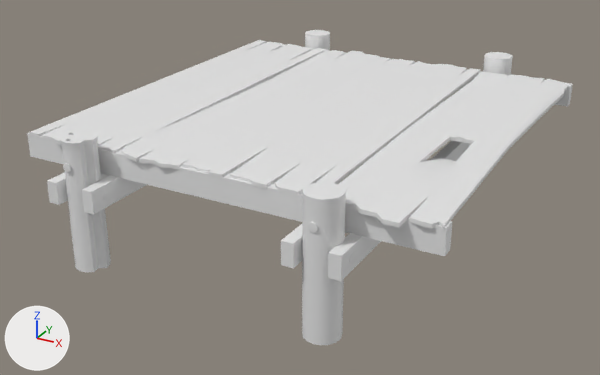
Two versions of the FBX model Models/Wooden dock.fbx, one commit apart.
Before and after are seen from a 50 mm camera at (4.76, -9.29, 4.01) aimed at (-0.11, -0.44, -0.42). Every picture has the same lights, and +X, +Y and +Z are marked at lower left. Where no turn or scale is listed for an object, it has been applied to the vertices.

In view in the first picture: 'Dock'.
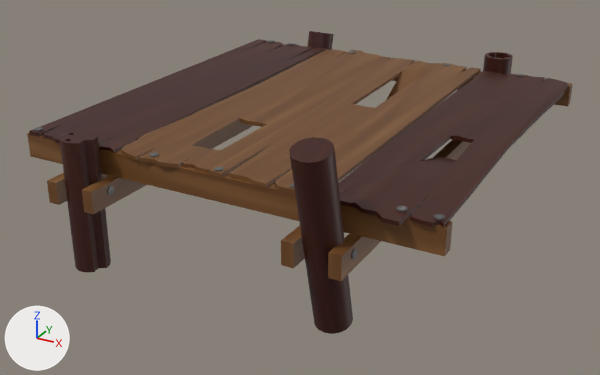
What differs and where, as boxes (x1, y1, x2, y2) in the pictures (600 x 375 px; the box of a moved part takes in the faces that stretch with it):
'Dock', reshaped: before (27, 30, 573, 345); after (27, 31, 573, 334)
part 1 of me_mesh, moved or reshaped: before (338, 72, 568, 229); after (338, 71, 568, 228)
part 2 of me_mesh, moved or reshaped: before (29, 40, 326, 154); after (29, 39, 326, 153)
part 3 of me_mesh, moved or reshaped (not visible before): after (351, 249, 357, 259)
part 4 of me_mesh, moved or reshaped (not visible before): after (107, 186, 114, 195)
part 5 of me_mesh, moved or reshaped (not visible before): after (434, 214, 445, 220)
part 6 of me_mesh, moved or reshaped (not visible before): after (397, 206, 407, 212)
part 7 of me_mesh, rebuilt: before (122, 50, 399, 173); after (122, 49, 398, 173)
part 8 of me_mesh, rebuilt: before (209, 59, 480, 196); after (209, 58, 481, 194)
part 9 of me_mesh, rebuilt (44% wider, 21% taller): before (302, 182, 346, 345); after (289, 137, 353, 334)
part 10 of me_mesh, rebuilt: before (305, 30, 330, 51); after (307, 31, 334, 50)
part 11 of me_mesh, deleted: before (63, 163, 355, 264)
part 12 of me_mesh, cut back: before (60, 132, 111, 273); after (70, 132, 77, 140)
part 13 of me_mesh, built on: (485, 52, 513, 59) in both
part 14 of me_mesh, recoloured (grey to brown): (27, 44, 573, 281) in both

What changed in the scene script:
```text
Add img_materials_tif:
    img_materials_tif = load_image('Materials.tif', '_unpacked/Materials.tif', 512, 512, 'sRGB')
Add mat_mat:
    mat_mat = bpy.data.materials.new('Mat')
    # uses the picture img_materials_tif
Change me_mesh:
    used by ob_dock; location = (0.0, 0.0, 0.0)
    remove me_mesh.from_pydata(...)  # 3396 vertices, 3445 faces; spans x -2.65..2.65, y -3.08..3.08, z -0.8..0.81
    add me_mesh.from_pydata(...)  # 1630 vertices, 1687 faces; spans x -2.65..2.65, y -3.29..3.21, z -0.83..1.36
    me_mesh part 1: the loose piece of 236 vertices spanning x 1.32..2.65, y -2.78..2.64, z 0.41..0.64 is moved by (0.0, 0.0, 0.01), in mat_mat
    me_mesh part 2: the loose piece of 70 vertices spanning x -2.6..-1.3, y -2.67..2.64, z 0.57..0.61 is moved by (0.0, 0.0, 0.01), in mat_mat
    me_mesh part 3: the loose piece of 33 vertices spanning x 1.76..1.8, y -2.89..-2.83, z 0.13..0.19 is scaled about its middle by (0.908, 1.69, 1.69), then moved by (0.02, 0.03, 0.04), in mat_mat
    me_mesh part 4: the loose piece of 33 vertices spanning x -1.3..-1.25, y -2.89..-2.83, z 0.13..0.19 is scaled about its middle by (0.908, 1.69, 1.69), then moved by (0.01, 0.07, 0.04), in mat_mat
    me_mesh part 5: the loose piece of 33 vertices spanning x 1.44..1.5, y -3.06..-3.02, z 0.48..0.53 is multiplied about its middle by the matrix ((0.0, 0.0, 1.694), (-1.694, 0.0, 0.0), (0.0, -0.908, 0.0)), then moved by (1.05, 0.51, 0.12), in mat_mat
    me_mesh part 6: the loose piece of 33 vertices spanning x -1.64..-1.58, y -3.06..-3.02, z 0.48..0.53 is multiplied about its middle by the matrix ((0.0, 0.0, 1.694), (-1.694, 0.0, 0.0), (0.0, -0.908, 0.0)), then moved by (3.76, 0.51, 0.12), in mat_mat
    me_mesh part 7: the loose piece of 168 vertices spanning x -1.31..0.02, y -2.67..2.76, z 0.57..0.64 is rebuilt with 178 vertices and now spans x -1.31..0.02, y -2.67..2.76, z 0.51..0.66, in mat_mat
    me_mesh part 8: the loose piece of 70 vertices spanning x -0.01..1.29, y -2.62..2.68, z 0.58..0.62 is rebuilt with 138 vertices and now spans x -0.01..1.29, y -2.62..2.68, z 0.13..0.63, in mat_mat
    me_mesh part 9: the loose piece of 34 vertices spanning x 1.27..1.68, y -3.05..-2.63, z -0.8..0.8 is rebuilt with 50 vertices and now spans x 1.27..1.68, y -3.29..-2.39, z -0.82..1.36, in mat_mat
    me_mesh part 10: the loose piece of 34 vertices spanning x -1.8..-1.39, y 2.66..3.08, z -0.8..0.8 is rebuilt with 34 vertices and now spans x -1.8..-1.39, y 2.41..3.21, z -0.83..0.83, in mat_mat
    me_mesh part 11: 10 loose pieces with 1770 vertices, spanning x -1.92..1.8, y -3.06..3.08, z 0.11..0.56, are deleted
    me_mesh part 12: 8 vertices moved within x -1.75..-1.61, y -2.95..-2.79, z 0.7..0.8; 36 vertices removed from x -1.79..-1.4, y -3.03..-2.66, z 0.69..0.8; 4 vertices added at x -1.71..-1.7, y -2.84, z 0.7..0.8
    me_mesh part 13: 1 vertex removed from x 1.47, y 2.87, z 0.8; 33 vertices added at x 1.32..1.65, y 2.71..3.05, z 0.7..0.8
    me_mesh part 14: 193 faces spanning x -2.65..2.63, y -3.08..3.08, z -0.8..0.81 switch from no material to mat_mat
```
